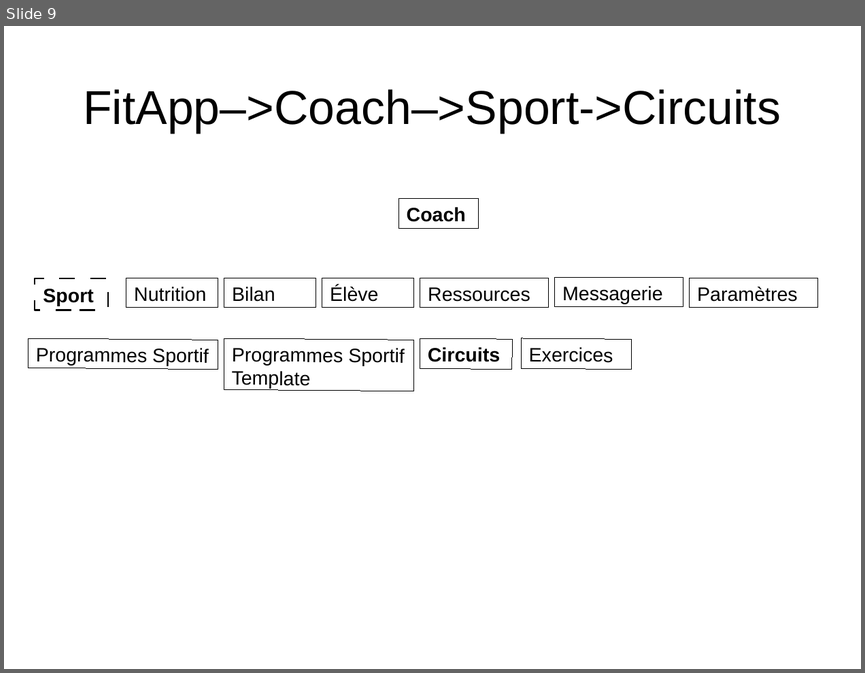
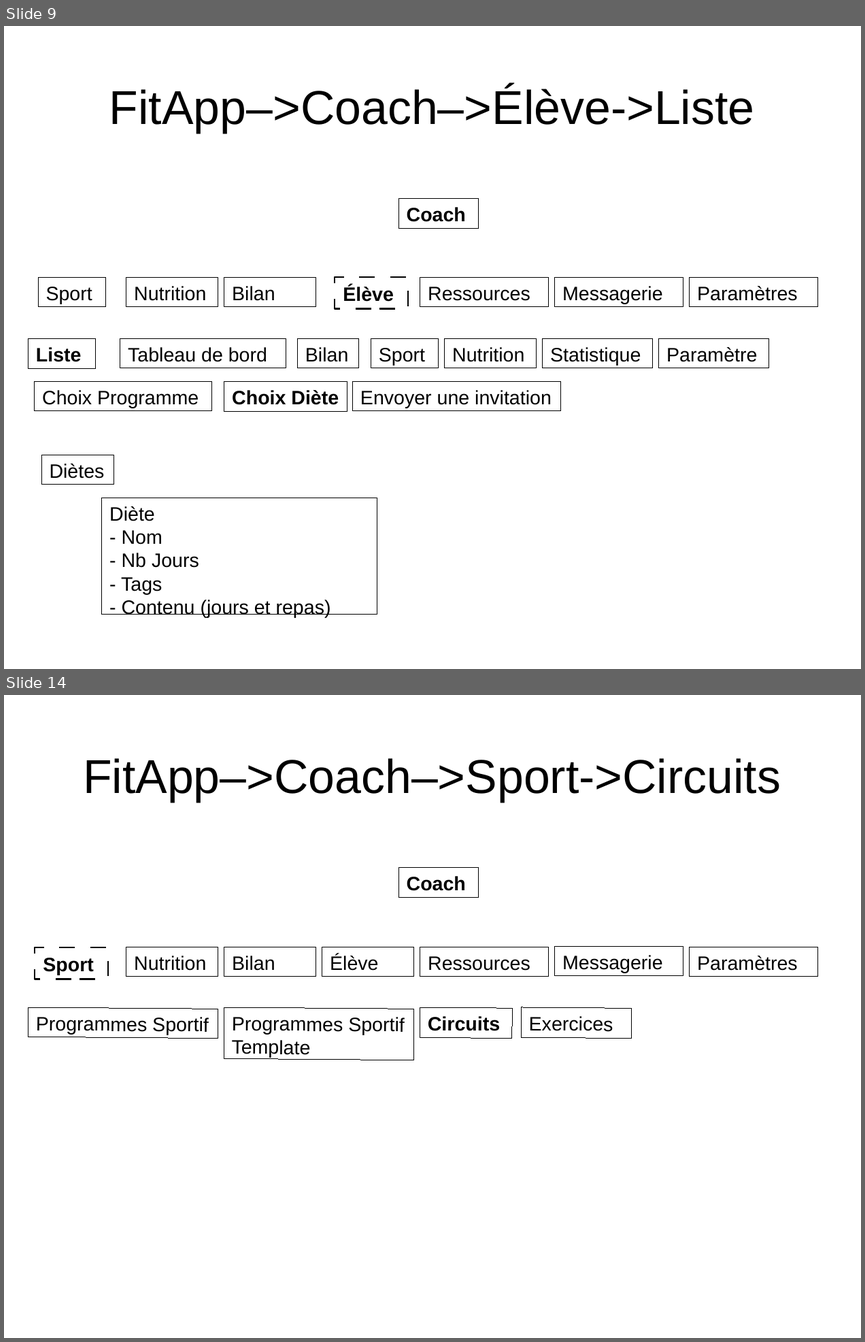
Before and after one commit to NicolasGavard/WebVysionSportV2, a slide deck: Documentations/FitApp - Elève v1.02.odp. Shown one above the other, each under a label of ours: slide 9 before the commit, slides 9 and 14 after it; the slides between them are not shown. The pictures are 865x673 and 865x1342 pixels, drawn with LibreOffice and Linux fonts; fonts in the diff are those of the drawing. Boxes give left, top, right and bottom in pixels: in the first picture for what was removed or moved away, otherwise in the second. Text is boxed around its words. In the diff, an @@ line names an element or a change of style, - is before the commit and + after.

```diff
--- a/Documentations/FitApp - Elève v1.02.odp
+++ b/Documentations/FitApp - Elève v1.02.odp
@@ slide 9 added at bbox=[4, 26, 861, 669], background #FFFFFF @@
@@ title added at bbox=[109, 86, 755, 133], 44 pt, text #000000 @@
+FitApp–>Coach–>Élève->Liste
@@ rectangle added at bbox=[399, 199, 478, 229], outline #000000 0 pt, 18 pt, text #000000, bold @@
+Coach
@@ rectangle added at bbox=[38, 277, 106, 307], outline #000000 0 pt, 18 pt, text #000000 @@
+Sport
@@ rectangle added at bbox=[126, 277, 218, 307], outline #000000 0 pt, 18 pt, text #000000 @@
+Nutrition
@@ rectangle added at bbox=[224, 277, 315, 307], outline #000000 0 pt, 18 pt, text #000000 @@
+Bilan
@@ rectangle added at bbox=[334, 277, 407, 309], outline #000000 1.5 pt, 18 pt, text #000000, bold @@
+Élève
@@ rectangle added at bbox=[420, 277, 548, 307], outline #000000 0 pt, 18 pt, text #000000 @@
+Ressources
@@ rectangle added at bbox=[555, 277, 683, 307], outline #000000 0 pt, 18 pt, text #000000 @@
+Messagerie
@@ rectangle added at bbox=[689, 277, 818, 307], outline #000000 0 pt, 18 pt, text #000000 @@
+Paramètres
@@ rectangle added at bbox=[28, 339, 96, 369], outline #000000 0 pt, 18 pt, text #000000, bold @@
+Liste
@@ rectangle added at bbox=[121, 339, 286, 368], outline #000000 0 pt, 18 pt, text #000000 @@
+Tableau de bord
@@ rectangle added at bbox=[298, 339, 360, 368], outline #000000 0 pt, 18 pt, text #000000 @@
+Bilan
@@ rectangle added at bbox=[371, 339, 439, 368], outline #000000 0 pt, 18 pt, text #000000 @@
+Sport
@@ rectangle added at bbox=[445, 339, 536, 368], outline #000000 0 pt, 18 pt, text #000000 @@
+Nutrition
@@ rectangle added at bbox=[543, 339, 653, 368], outline #000000 0 pt, 18 pt, text #000000 @@
+Statistique
@@ rectangle added at bbox=[660, 339, 770, 368], outline #000000 0 pt, 18 pt, text #000000 @@
+Paramètre
@@ rectangle added at bbox=[35, 382, 211, 411], outline #000000 0 pt, 18 pt, text #000000 @@
+Choix Programme
@@ rectangle added at bbox=[224, 382, 347, 412], outline #000000 0 pt, 18 pt, text #000000, bold @@
+Choix Diète
@@ rectangle added at bbox=[353, 382, 562, 411], outline #000000 0 pt, 18 pt, text #000000 @@
+Envoyer une invitation
@@ rectangle added at bbox=[41, 454, 113, 484], outline #000000 0 pt, 18 pt, text #000000 @@
+Diètes
@@ rectangle added at bbox=[102, 497, 377, 614], outline #000000 0 pt, 18 pt, text #000000 @@
+Diète
+- Nom
+- Nb Jours
+- Tags
+- Contenu (jours et repas)
@@ what was slide 9 is now slide 14 @@
```
Also in this commit, not shown: 3 slides changed, 7 other slides added, 3 slides removed.
